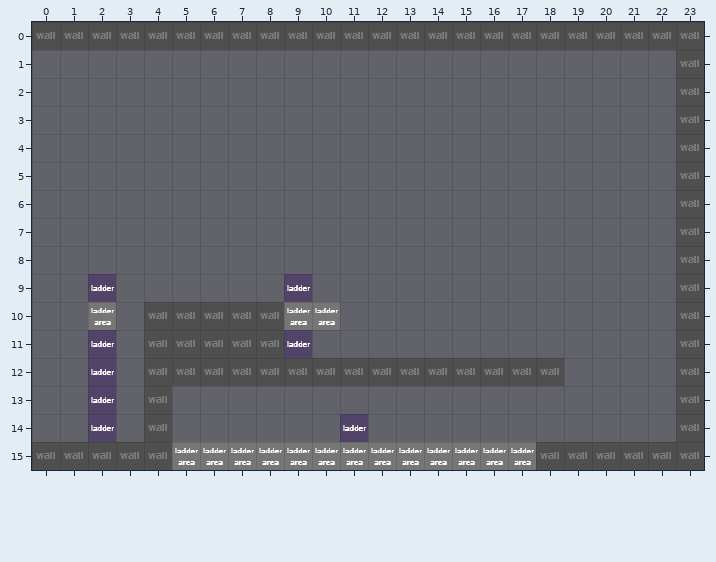
Tiled map: Bunker Hunter/Bunker HunterContent/rooms/bottomleft.tmx. The first picture shows the starting point.
Cells are 32x32 px. Shown: x 0..23, y 0..15.
Once edited:
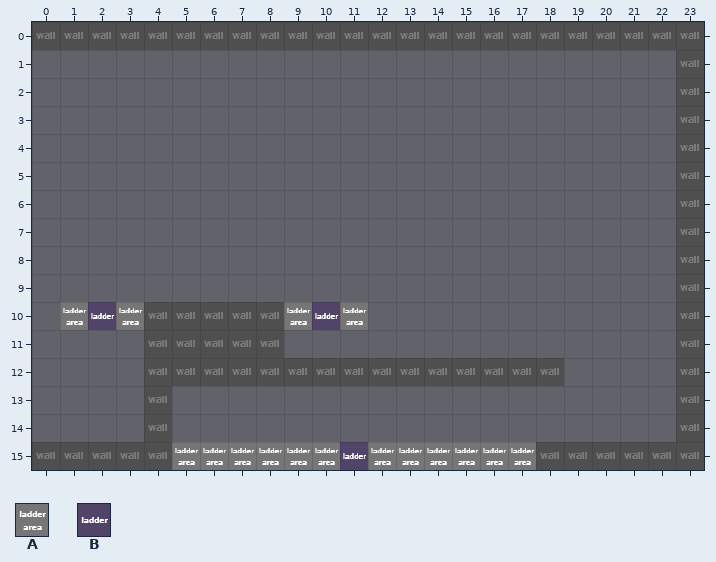
Key: from "tilemap": A 2 "1", B 3 "L".
_ is an empty cell.
Tiles replaced or removed in this view: A, B.
Difference:
Changed rows in their new state; . is an unchanged cell.
Layer "structure":
first column x 1:
 9 ._......_..
10 ABA......BA
11 ._......_..
12 ._.........
13 ._.........
14 ._........_
15 ..........B
